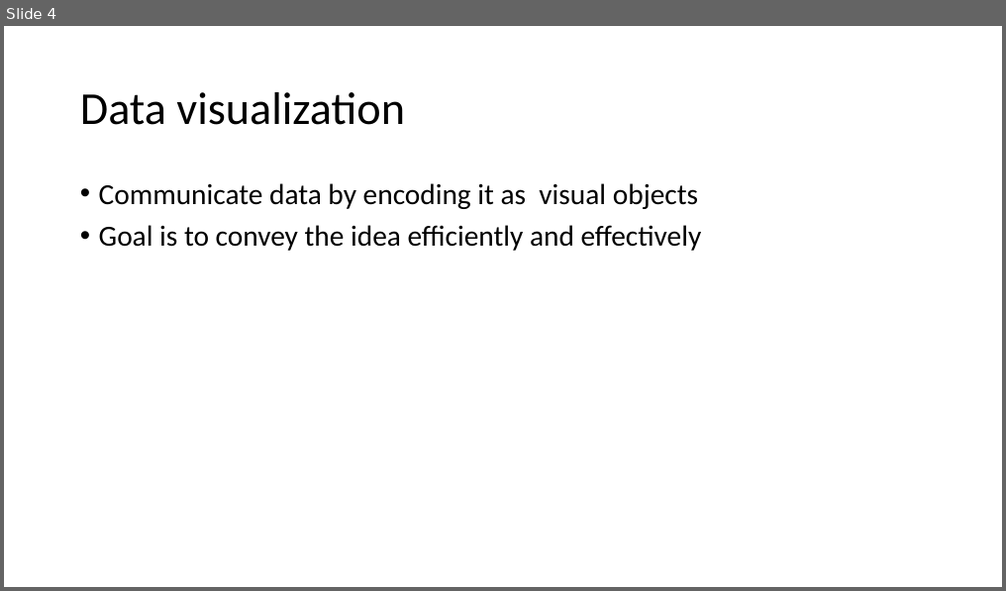
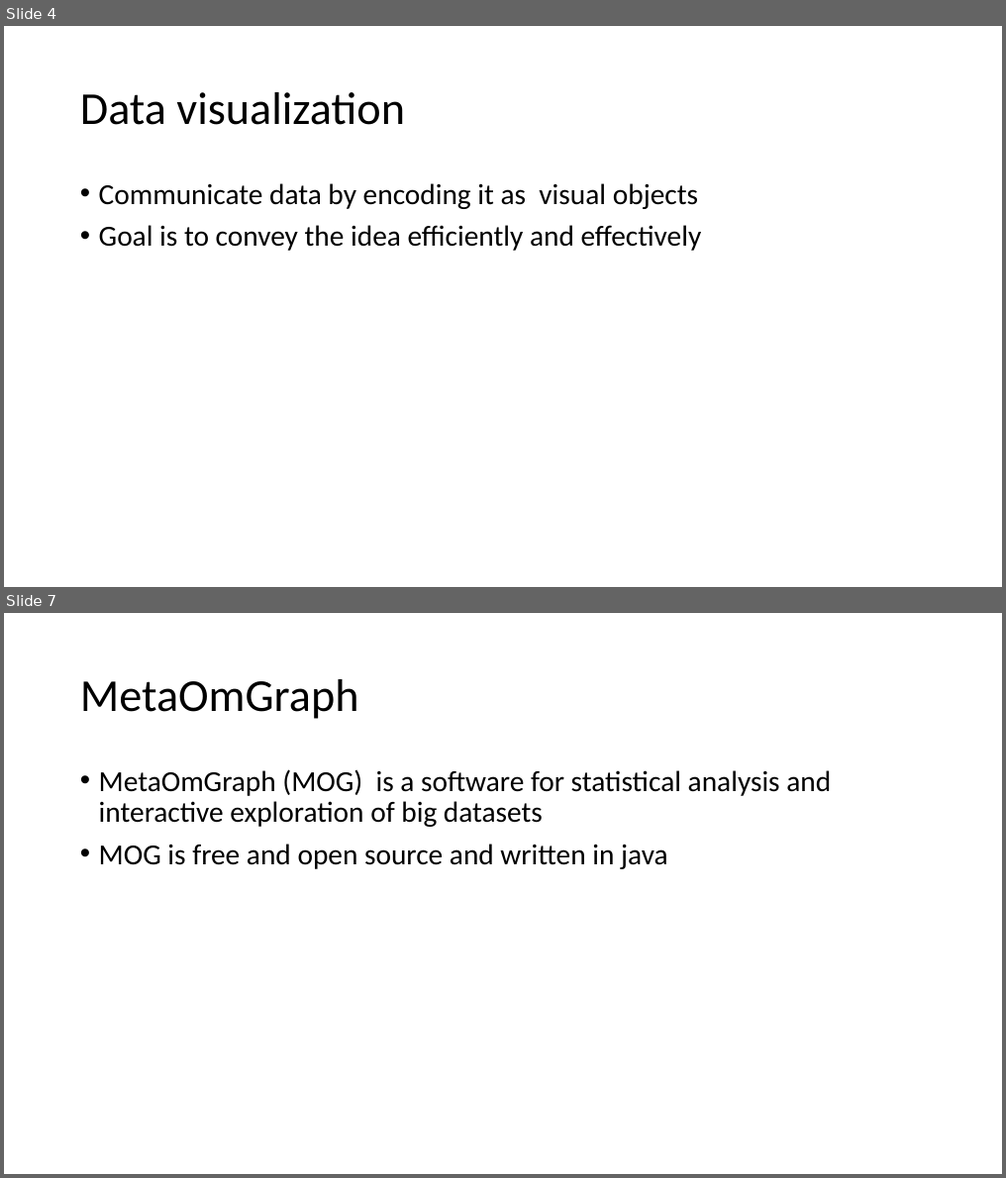
Before and after one commit to urmi-21/MOGtutorial, a slide deck: EDA_MOG.pptx. Shown one above the other, each under a label of ours: slide 4 before the commit, slides 4 and 7 after it; the slides between them are not shown. The pictures are 1006x591 and 1006x1178 pixels, drawn with LibreOffice and Linux fonts; fonts in the diff are those of the drawing. Boxes give left, top, right and bottom in pixels: in the first picture for what was removed or moved away, otherwise in the second. Text is boxed around its words. In the diff, an @@ line names an element or a change of style, - is before the commit and + after.

```diff
--- a/EDA_MOG.pptx
+++ b/EDA_MOG.pptx
@@ slide 7 added at [4, 613, 1002, 1174], background #FFFFFF @@
@@ title added at [80, 679, 359, 719], 44 pt, text #000000 @@
+MetaOmGraph
@@ text added at [99, 769, 831, 869], 28 pt, text #000000 @@
+• MetaOmGraph (MOG) is a software for statistical analysis and interactive exploration of big datasets
+• MOG is free and open source and written in java
```
Also in this commit, not shown: 1 slide changed, 3 other slides added, 6 other files.
